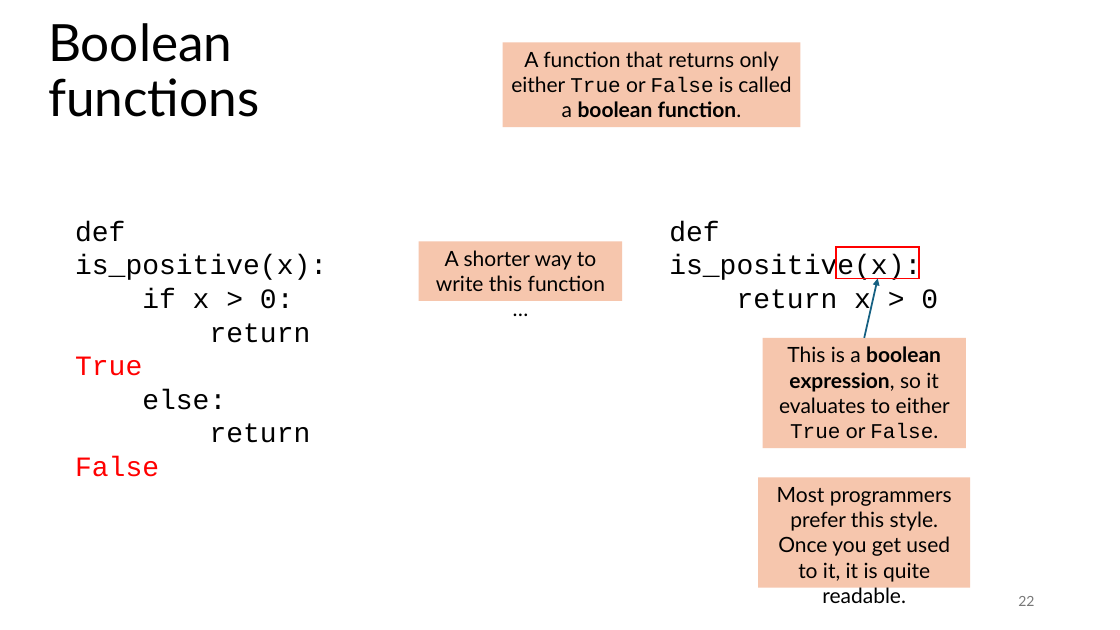
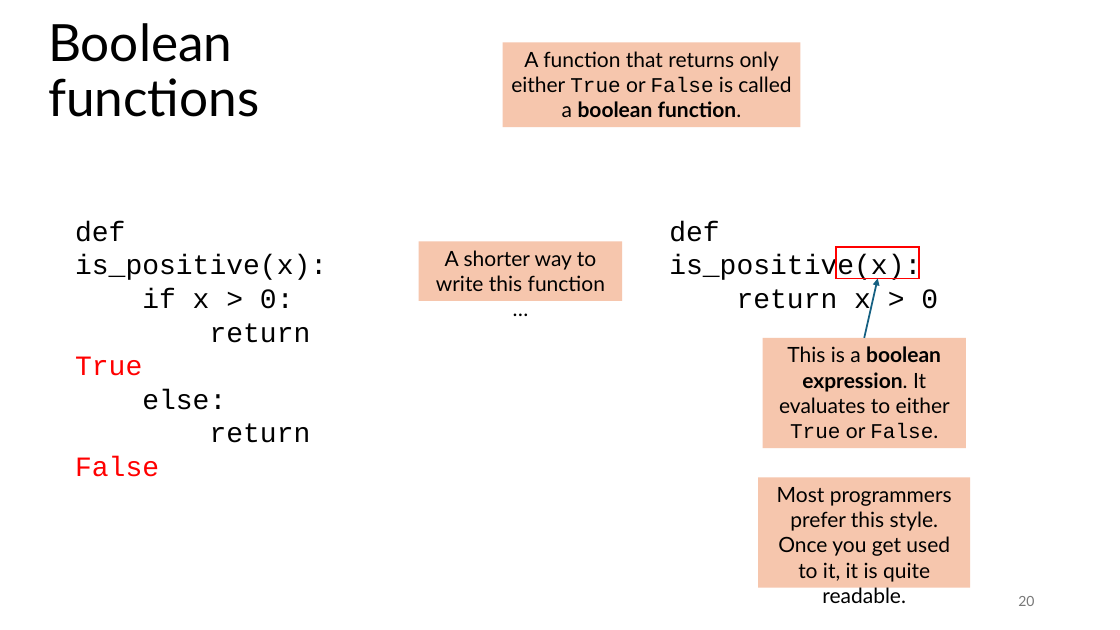
Before and after one commit to tjd1234/cmpt120fall2024, a slide deck: slide 20 of lecture_notes/chapter6/chapter6.pptx (slide 22 before the commit). Drawn at 1120x630 pixels with LibreOffice and Linux fonts; fonts in the diff are those of the drawing. Boxes give left, top, right and bottom in pixels: in the first picture for what was removed or moved away, otherwise in the second. Text is boxed around its words. In the diff, an @@ line names an element or a change of style, - is before the commit and + after.

```diff
--- a/lecture_notes/chapter6/chapter6.pptx
+++ b/lecture_notes/chapter6/chapter6.pptx
@@ text in rectangle at bbox=[779, 346, 950, 439]: text changed @@
-This is a boolean expression, so it evaluates to either True or False.
+This is a boolean expression. It evaluates to either True or False.
@@ page number at bbox=[1018, 596, 1034, 606]: text changed @@
-22
+20
```
Also in this commit, not shown: 10 other slides changed, 48 slides added, 2 slides removed, 1 other file.
